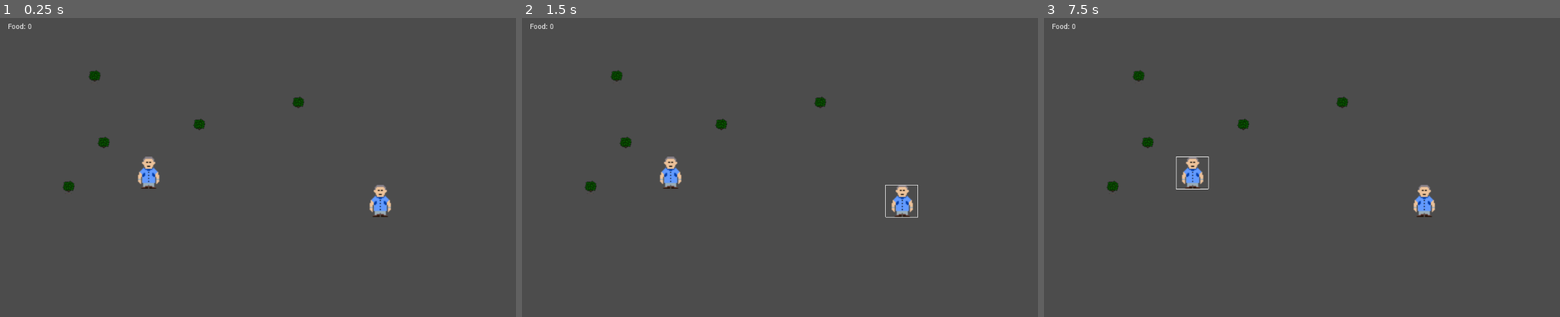
Above: before the commit, frames 1-3 (left to right).
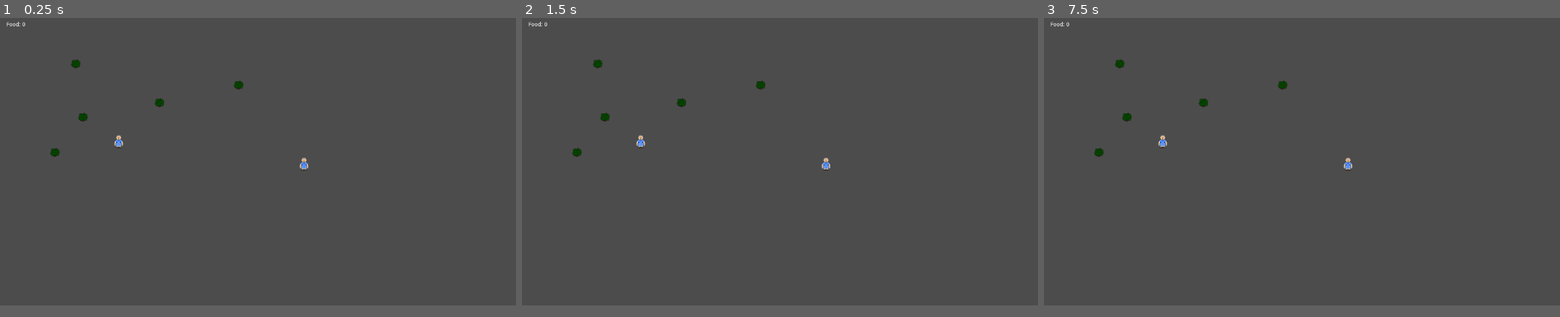
Above: after the commit, the same moments.

Repository: CyrilBos/macaron-simulator-gmtk-2020
Game: Godot game, scene res://Main.tscn
The game is run twice, just before and just after one commit, with the same random seed, the same clock (stepped at 60 frames per second) and the same inputs.
Inputs (mouse positions are in pixels of both pictures, inside the frame that each line leads up to):
- Up to frame 1 (0.25 s): no input
- Up to frame 2 (1.5 s): tap Enter at 0.5 s; move the mouse to (671, 173) at 0.52 s; click (671, 173) at 0.67 s; tap Space at 1.25 s; move the mouse to (903, 203) at 1.27 s; click (903, 203) at 1.42 s
- Up to frame 3 (7.5 s): tap Enter at 2, 3.5 s; move the mouse to (1136, 74) at 2.02 s; click (1136, 74) at 2.17 s; tap Space at 2.75, 4.25 s; move the mouse to (1147, 143) at 2.77 s; click (1147, 143) at 2.92 s; move the mouse to (1343, 101) at 3.52 s; click (1343, 101) at 3.67 s; move the mouse to (1111, 185) at 4.27 s; click (1111, 185) at 4.42 s; move the mouse to (1245, 125) at 5.02 s; click (1245, 125) at 5.17 s; move the mouse to (1302, 29) at 5.77 s; click (1302, 29) at 5.92 s; move the mouse to (1415, 152) at 6.52 s; click (1415, 152) at 6.67 s; move the mouse to (1198, 182) at 7.27 s; click (1198, 182) at 7.42 s
In our replay, the window is 800x468 before the commit and 800x450 after it. These sizes can differ from the game's own. Grey fills any space a smaller window leaves; there, only what the larger window draws over its background counts as a difference.

The runs differ from the first frame. In frame 1, 1.3% of the frame differs, in the area x 1-76%, y 1-67%; in frame 2, 1.4%; in frame 3, 1.4%.

Commit message:
scaled back to 1:1, WIP food detection idle mode

Diff:
--- a/Main.tscn
+++ b/Main.tscn
@@ -51,3 +51,7 @@
 __meta__ = {
 "_edit_use_anchors_": false
 }
+
+[node name="Camera2D" type="Camera2D" parent="."]
+anchor_mode = 0
+current = true
--- a/project.godot
+++ b/project.godot
@@ -24,6 +24,12 @@
 GameManager="*res://src/game_manager.gd"
 Entity="*res://src/entity.gd"
 
+[display]
+
+window/size/width=1280
+window/size/height=720
+window/stretch/mode="viewport"
+
 [rendering]
 
 environment/default_environment="res://default_env.tres"
--- a/src/objects/bush.tscn
+++ b/src/objects/bush.tscn
@@ -4,6 +4,7 @@
 [ext_resource path="res://src/objects/bush.gd" type="Script" id=2]
 
 [sub_resource type="CircleShape2D" id=3]
+radius = 13.0673
 
 [sub_resource type="AtlasTexture" id=1]
 flags = 4
@@ -26,6 +27,8 @@
 position = Vector2( 1.55907, 1.33635 )
 shape = SubResource( 3 )
 
-[node name="AnimatedSprite" type="AnimatedSprite" parent="."]
+[node name="AnimatedSprite" type="AnimatedSprite" parent="Collider"]
+position = Vector2( -1.55907, -1.33635 )
+scale = Vector2( 1, 1 )
 frames = SubResource( 2 )
 [connection signal="input_event" from="." to="." method="_on_StaticBody_input_event"]
--- a/src/units/harvest_logic.gd
+++ b/src/units/harvest_logic.gd
@@ -1,7 +1,7 @@
 extends Timer
 
 export var harvest_amount = 5
-export var harvest_frequency_seconds = 1.5
+export var harvest_frequency_seconds = 0.75
 
 var harvesting = false
 var to_harvest = null
--- a/src/units/worker.gd
+++ b/src/units/worker.gd
@@ -2,8 +2,8 @@
 
 export var selected = false # TODO: handle this
 export var speed = 20.0
-export var targetting_range = 50.0
-export var movement_delta = 10
+export var targetting_range = 32.0
+export var movement_delta = 15
 
 enum State { MOVING, HARVESTING, IDLE } # TODO: Finite State Machine?
 var _current_state = State.IDLE
--- a/src/units/worker.tscn
+++ b/src/units/worker.tscn
@@ -21,8 +21,8 @@
 } ]
 
 [sub_resource type="CapsuleShape2D" id=3]
-radius = 24.2016
-height = 23.2007
+radius = 12.8104
+height = 10.3671
 
 [sub_resource type="Animation" id=4]
 resource_name = "Slidisappear"
@@ -72,12 +72,11 @@
 speed = 100.0
 
 [node name="AnimatedSprite" type="AnimatedSprite" parent="."]
-scale = Vector2( 2, 2 )
 frames = SubResource( 2 )
 script = ExtResource( 4 )
 
-[node name="CollisionRect" type="CollisionShape2D" parent="."]
-position = Vector2( 0.490044, 2.31494 )
+[node name="Collider" type="CollisionShape2D" parent="."]
+position = Vector2( -0.01, 0.749 )
 shape = SubResource( 3 )
 
 [node name="GatherTimer" type="Timer" parent="."]
@@ -107,7 +106,6 @@
 
 [node name="CollisionShape2D" type="CollisionShape2D" parent="FoodDetectionArea"]
 shape = SubResource( 5 )
-disabled = true
 [connection signal="input_event" from="." to="." method="_on_KinematicBody_input_event"]
 [connection signal="gather_ticked" from="GatherTimer" to="GatherLabel" method="_on_GatherTimer_gather_ticked"]
 [connection signal="timeout" from="GatherTimer" to="GatherTimer" method="_on_CollectTimer_timeout"]
